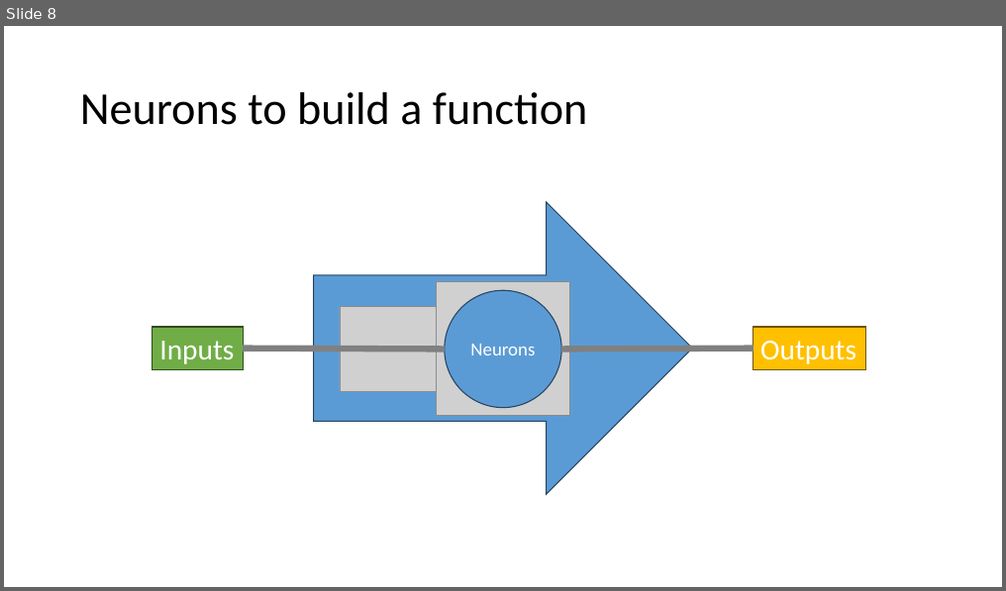
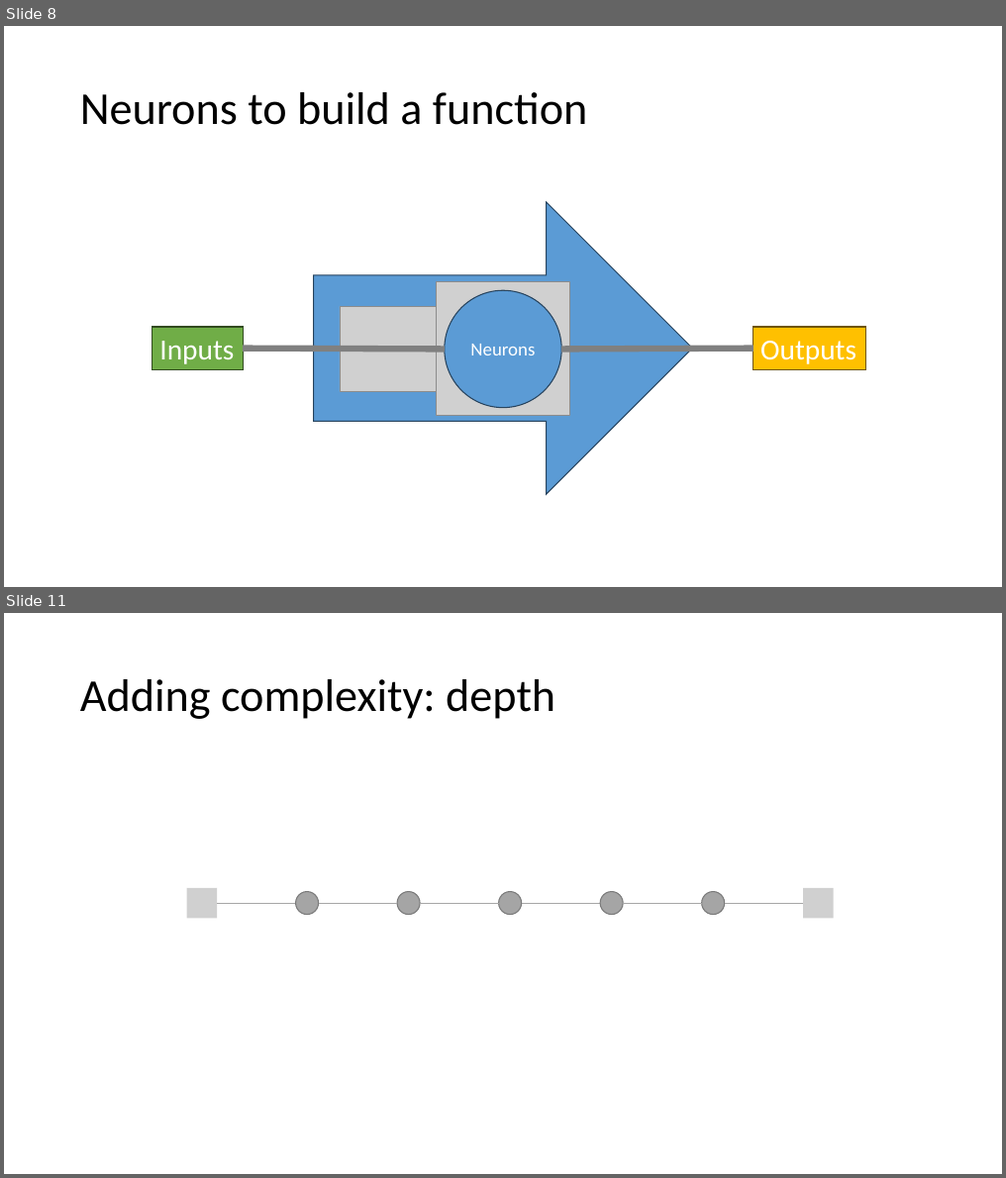
Before and after one commit to PRF-Development/DataAnalysisExtras, a slide deck: FromBiologyToComputers.pptx. Shown one above the other, each under a label of ours: slide 8 before the commit, slides 8 and 11 after it; the slides between them are not shown. The pictures are 1006x591 and 1006x1178 pixels, drawn with LibreOffice and Linux fonts; fonts in the diff are those of the drawing; grey boxes stand for pictures. Boxes give left, top, right and bottom in pixels: in the first picture for what was removed or moved away, otherwise in the second. Text is boxed around its words. In the diff, an @@ line names an element or a change of style, - is before the commit and + after.

```diff
--- a/FromBiologyToComputers.pptx
+++ b/FromBiologyToComputers.pptx
@@ slide 11 added at bbox=[4, 613, 1002, 1174], background #FFFFFF @@
@@ title added at bbox=[80, 679, 555, 719], 44 pt, text #000000 @@
+Adding complexity: depth
@@ picture added at bbox=[187, 888, 217, 918] @@
@@ line added from (296, 903) to (218, 903), #A6A6A6 0.5 pt @@
@@ ellipse added at bbox=[296, 891, 319, 915], fill #A5A5A5, outline #7A7A7A 1 pt @@
@@ line added from (319, 903) to (397, 903), #A6A6A6 0.5 pt @@
@@ ellipse added at bbox=[397, 891, 420, 915], fill #A5A5A5, outline #7A7A7A 1 pt @@
@@ line added from (420, 903) to (499, 903), #A6A6A6 0.5 pt @@
@@ ellipse added at bbox=[499, 891, 522, 915], fill #A5A5A5, outline #7A7A7A 1 pt @@
@@ line added from (522, 903) to (600, 903), #A6A6A6 0.5 pt @@
@@ ellipse added at bbox=[600, 891, 623, 915], fill #A5A5A5, outline #7A7A7A 1 pt @@
@@ line added from (623, 903) to (702, 903), #A6A6A6 0.5 pt @@
@@ ellipse added at bbox=[702, 891, 725, 915], fill #A5A5A5, outline #7A7A7A 1 pt @@
@@ line added from (725, 903) to (804, 903), #A6A6A6 0.5 pt @@
@@ picture added at bbox=[804, 888, 834, 918] @@
```
Also in this commit, not shown: 4 other slides added.
